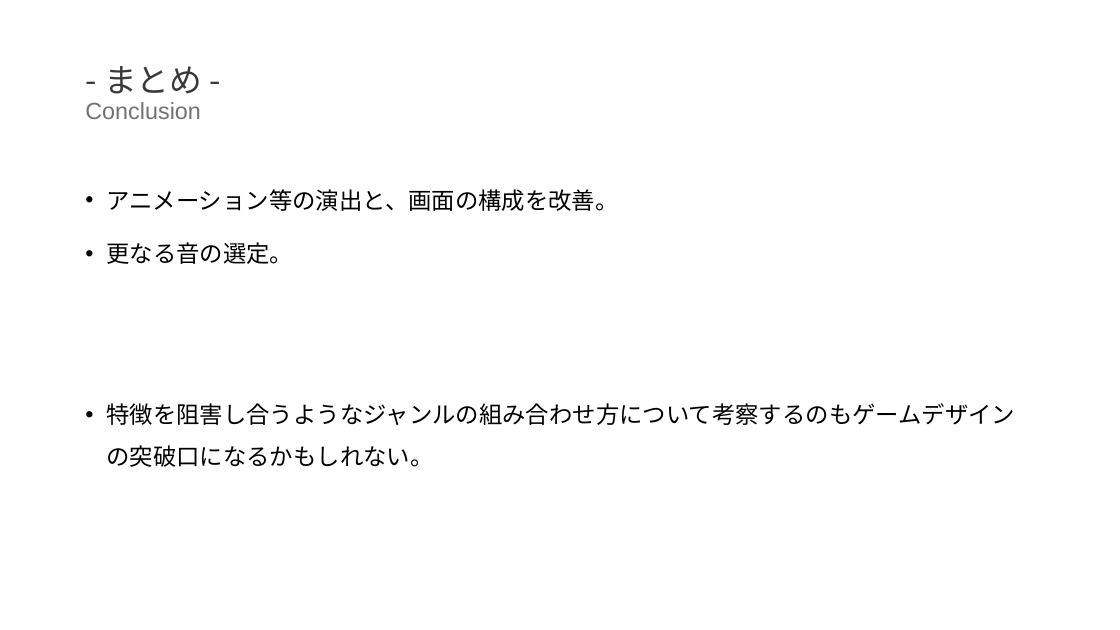
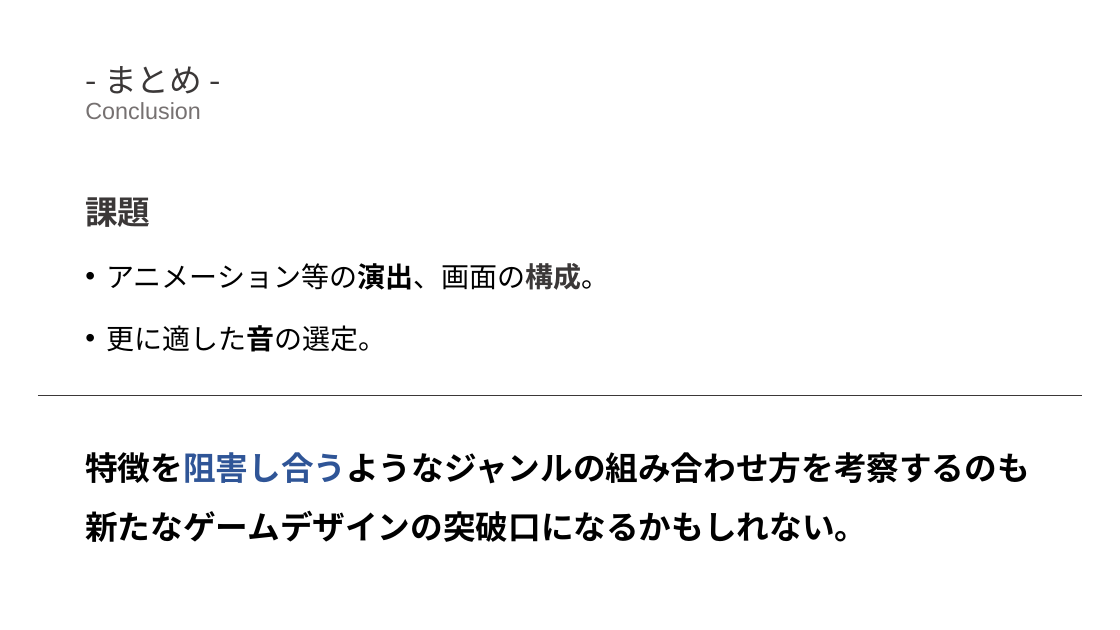
Before and after one commit to sakamana/PuzzleSoundGames, a slide deck: slide 12 of 卒研発表_佐久間.pptx (slide 13 before the commit). Drawn at 1120x630 pixels with LibreOffice and Linux fonts; fonts in the diff are those of the drawing. Boxes give left, top, right and bottom in pixels: in the first picture for what was removed or moved away, otherwise in the second. Text is boxed around its words. In the diff, an @@ line names an element or a change of style, - is before the commit and + after.

```diff
--- a/卒研発表_佐久間.pptx
+++ b/卒研発表_佐久間.pptx
@@ text at (x1=85, y1=197, x2=1029, y2=542): text changed; size 20 to 28 pt; bold on @@
-• アニメーション等の演出と、画面の構成を改善。
-• 更なる音の選定。
-• 特徴を阻害し合うようなジャンルの組み合わせ方について考察するのもゲームデザインの突破口になるかもしれない。
+課題
+• アニメーション等の演出、画面の構成。
+• 更に適した音の選定。
+特徴を阻害し合うようなジャンルの組み合わせ方を考察するのも新たなゲームデザインの突破口になるかもしれない。
@@ line added from (38, 396) to (1082, 396), #3B3838 0.75 pt @@
```
Also in this commit, not shown: 2 other slides changed, 1 slide removed.
